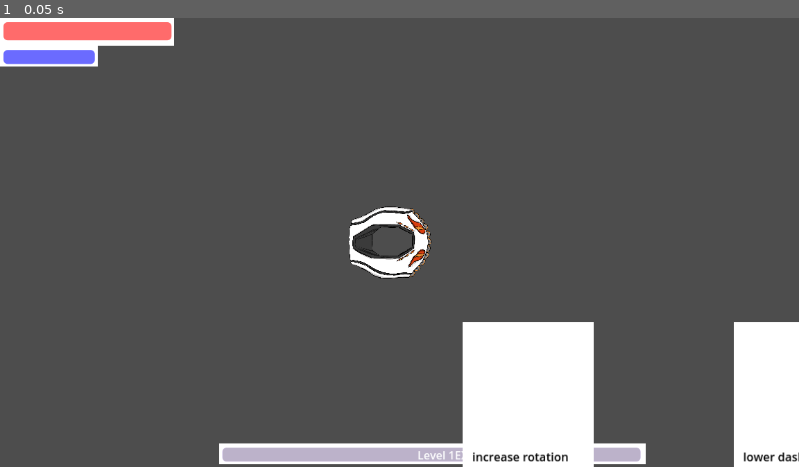
Above: before the commit, frame 1.
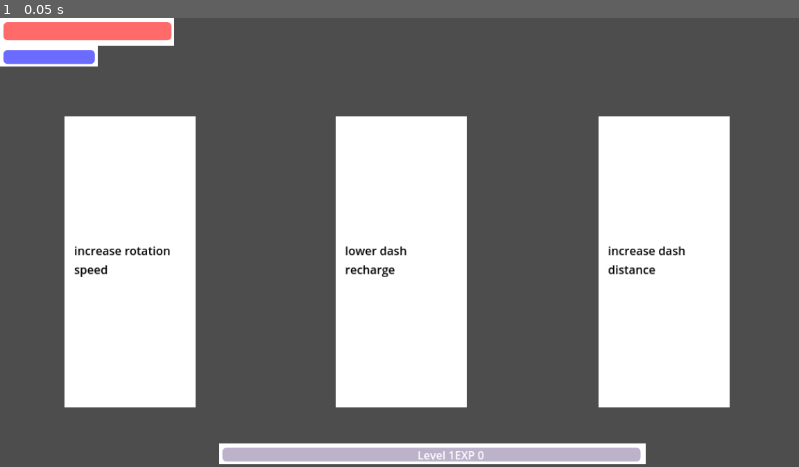
Above: after the commit, the same moment.

Repository: Phistomevel/LameJam
Game: Godot game, scene res://TitleScene.tscn
Same seed, same stepped clock (60 frames per second), same inputs: the game is played once before the commit and once after it. Sound files missing from this copy of the repository are replaced by a short silence.
Inputs:
- Up to frame 1 (0.05 s): no input

The runs differ from the first frame. In frame 1, 39% of the frame differs, in the area x 8-100%, y 21-100%.

Commit message:
fixed leveling

Diff:
--- a/TitleScene.tscn
+++ b/TitleScene.tscn
@@ -6,7 +6,7 @@
 [ext_resource type="Script" path="res://LawnmoverCollider.gd" id="3_q5edq"]
 [ext_resource type="Texture2D" uid="uid://bcb0obbaaw2er" path="res://roboterMainMitSageblattern.png" id="5_44p1l"]
 [ext_resource type="PackedScene" uid="uid://daepcfjwnyyct" path="res://level_up_screen.tscn" id="7_h5l0x"]
-[ext_resource type="AudioStream" uid="uid://cor0qslmh67x6" path="res://bridge2.mp3" id="7_pi5e0"]
+[ext_resource type="AudioStream" uid="uid://cr6wr7q78ee5d" path="res://intro.mp3" id="8_5shmi"]
 [ext_resource type="PackedScene" uid="uid://dtbmb63ogycr5" path="res://enemy_spawner.tscn" id="8_mhbho"]
 [ext_resource type="Script" path="res://MusicController.gd" id="8_wryji"]
 
@@ -59,7 +59,7 @@
 scale = Vector2(0.07, 0.07)
 
 [node name="AudioStreamPlayer" type="AudioStreamPlayer" parent="."]
-stream = ExtResource("7_pi5e0")
+stream = ExtResource("8_5shmi")
 volume_db = -10.965
 script = ExtResource("8_wryji")
 
--- a/UI.tscn
+++ b/UI.tscn
@@ -10,6 +10,7 @@
 script = ExtResource("1_ax63w")
 
 [node name="DashCharge" type="ColorRect" parent="."]
+z_index = 36
 custom_minimum_size = Vector2(140, 30)
 offset_top = 40.0
 offset_right = 140.0
@@ -29,6 +30,7 @@
 show_percentage = false
 
 [node name="HP" type="ColorRect" parent="."]
+z_index = 36
 custom_minimum_size = Vector2(250, 40)
 
 [node name="Gauge" type="ProgressBar" parent="HP"]
@@ -45,6 +47,7 @@
 show_percentage = false
 
 [node name="EXPBar" type="ColorRect" parent="."]
+z_index = 36
 custom_minimum_size = Vector2(280, 30)
 offset_left = 314.0
 offset_top = 611.0
--- a/level_up_screen.gd
+++ b/level_up_screen.gd
@@ -29,7 +29,7 @@
 
 # Called every frame. 'delta' is the elapsed time since the previous frame.
 func _process(delta):
-	global_position = $"../Lawnmower".global_position+ Vector2(-41, -21.25)
+	position = $"../Lawnmower".position+ Vector2(-41, -21.25)
 	pass
 
 
